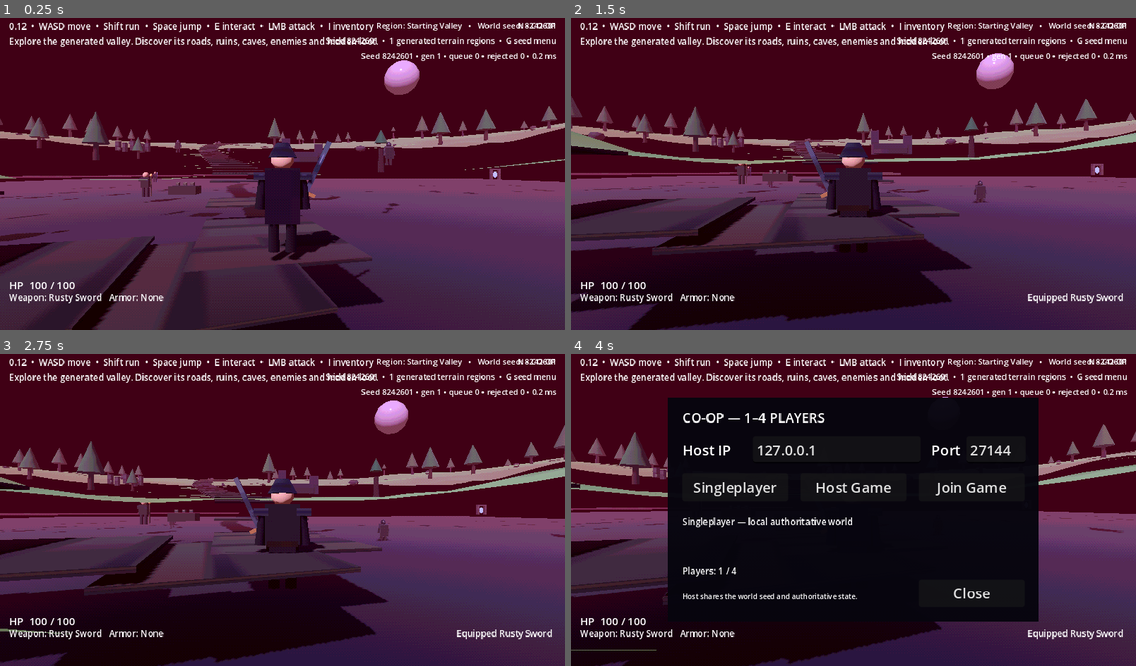
Above: before the commit, frames 1-4 (two rows, left to right).
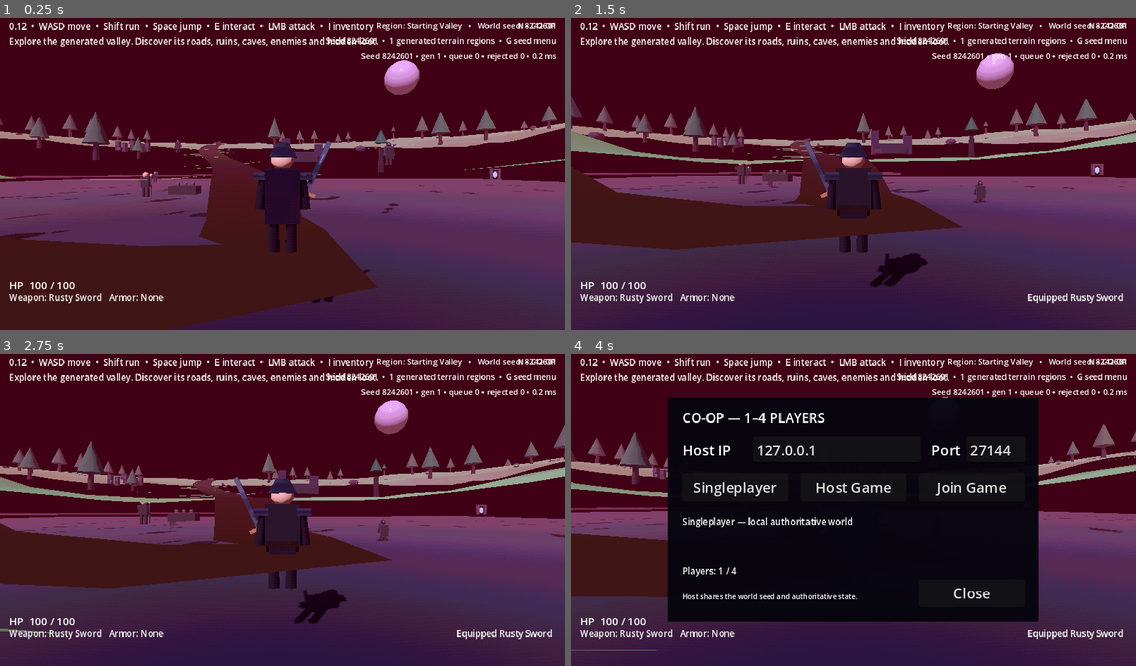
Above: after the commit, the same moments.

Repository: jasonjllind-cpu/aispel
Game: Godot game, scene res://main.tscn
Two runs of this game, one before a commit and one after it. Both use one fixed random seed, a clock stepped at 60 frames per second and the inputs below.
Inputs (mouse positions are in pixels of both pictures, inside the frame that each line leads up to):
- Up to frame 1 (0.25 s): no input
- Up to frame 2 (1.5 s): tap Enter at 0.5 s; move the mouse to (881, 170) at 0.52 s; press the mouse at (881, 170) at 0.53 s; hold W (move_forward) from 0.53 s (still down); tap Space (jump) at 0.77 s; move the mouse to (825, 174) at 1.27 s; release the mouse at (825, 174) at 1.28 s; tap R (equip_next) at 1.35 s
- Up to frame 3 (2.75 s): keep holding W (move_forward); tap Space (jump) at 1.52, 2 s; move the mouse to (293, 500) at 2.02 s; hold E (interact) from 2.03 s (still down)
- Up to frame 4 (4 s): keep holding W (move_forward); tap Enter at 2.75 s; move the mouse to (847, 513) at 2.77 s; release E (interact) at 2.78 s; tap Shift (sprint) at 2.85 s; tap Space (jump) at 3.02, 3.77 s; move the mouse to (893, 510) at 3.52 s; tap N at 3.6 s

The runs differ from the first frame. In frame 1, 14% of the frame differs, in the area x 0-68%, y 40-100%; in frame 2, 22%, in the area x 0-71%, y 39-100%; in frame 3, 21%; in frame 4, 11%.

Commit message:
Replace overlapping road boxes with a terrain ribbon

Diff:
--- a/scripts/world/procedural_exploration_system.gd
+++ b/scripts/world/procedural_exploration_system.gd
@@ -185,33 +185,84 @@
 		job_queue.call("clear")
 
 func _build_road(root: Node3D, data: Dictionary, biome: Dictionary) -> void:
-	var road_value: Variant = data.get("road", [])
-	if not road_value is Array:
-		return
-	var road: Array = road_value as Array
-	if road.size() < 2:
-		return
-	var material := _mat(biome.get("road_color", Color("827760")), TEX_STONE)
+	var surface: Dictionary = build_road_surface_data(data.get("road", []))
+	if surface.is_empty():
+		return
+	var arrays: Array = []
+	arrays.resize(Mesh.ARRAY_MAX)
+	arrays[Mesh.ARRAY_VERTEX] = surface.get("vertices", PackedVector3Array())
+	arrays[Mesh.ARRAY_NORMAL] = surface.get("normals", PackedVector3Array())
+	arrays[Mesh.ARRAY_TEX_UV] = surface.get("uvs", PackedVector2Array())
+	arrays[Mesh.ARRAY_INDEX] = surface.get("indices", PackedInt32Array())
+
+	var road_mesh := ArrayMesh.new()
+	road_mesh.add_surface_from_arrays(Mesh.PRIMITIVE_TRIANGLES, arrays)
+	var material := _mat(biome.get("road_color", Color("827760")), null, 1.0)
+	material.cull_mode = BaseMaterial3D.CULL_DISABLED
+	road_mesh.surface_set_material(0, material)
+
 	var road_root := Node3D.new()
 	road_root.name = "GeneratedRoad"
 	root.add_child(road_root)
-	for i in range(road.size() - 1):
-		if not road[i] is Vector3 or not road[i + 1] is Vector3:
-			continue
-		var start: Vector3 = road[i]
-		var finish: Vector3 = road[i + 1]
-		var direction: Vector3 = finish - start
-		var length: float = Vector2(direction.x, direction.z).length()
-		if length <= 0.01:
-			continue
-		var mesh_instance := MeshInstance3D.new()
-		var mesh := BoxMesh.new()
-		mesh.size = Vector3(4.3, 0.09, length + 0.55)
-		mesh_instance.mesh = mesh
-		mesh_instance.material_override = material
-		mesh_instance.position = (start + finish) * 0.5 + Vector3(0, 0.02, 0)
-		mesh_instance.rotation.y = atan2(direction.x, direction.z)
-		road_root.add_child(mesh_instance)
+	var mesh_instance := MeshInstance3D.new()
+	mesh_instance.name = "RoadRibbon"
+	mesh_instance.mesh = road_mesh
+	road_root.add_child(mesh_instance)
+
+func build_road_surface_data(road_value: Variant) -> Dictionary:
+	if not road_value is Array:
+		return {}
+	var raw_road: Array = road_value as Array
+	var road: Array[Vector3] = []
+	for value in raw_road:
+		if value is Vector3 and (value as Vector3).is_finite():
+			road.append(value as Vector3)
+	if road.size() < 2:
+		return {}
+
+	var vertices := PackedVector3Array()
+	var normals := PackedVector3Array()
+	var uvs := PackedVector2Array()
+	var indices := PackedInt32Array()
+	var half_width: float = 2.15
+	var cumulative_distance: float = 0.0
+	for index in range(road.size()):
+		var point: Vector3 = road[index]
+		if index > 0:
+			cumulative_distance += Vector2(
+				point.x - road[index - 1].x,
+				point.z - road[index - 1].z
+			).length()
+		var previous: Vector3 = road[max(0, index - 1)]
+		var following: Vector3 = road[min(road.size() - 1, index + 1)]
+		var tangent := Vector3(following.x - previous.x, 0.0, following.z - previous.z)
+		if tangent.length_squared() <= 0.000001:
+			tangent = Vector3.FORWARD
+		else:
+			tangent = tangent.normalized()
+		var side := Vector3(-tangent.z, 0.0, tangent.x)
+		var lifted_point := point + Vector3(0, 0.035, 0)
+		vertices.append(lifted_point + side * half_width)
+		vertices.append(lifted_point - side * half_width)
+		normals.append(Vector3.UP)
+		normals.append(Vector3.UP)
+		uvs.append(Vector2(0.0, cumulative_distance / 4.0))
+		uvs.append(Vector2(1.0, cumulative_distance / 4.0))
+
+	for index in range(road.size() - 1):
+		var a: int = index * 2
+		var b: int = a + 1
+		var c: int = a + 2
+		var d: int = a + 3
+		indices.append_array(PackedInt32Array([a, c, b, b, c, d]))
+	return {
+		"vertices": vertices,
+		"normals": normals,
+		"uvs": uvs,
+		"indices": indices,
+		"point_count": road.size(),
+		"triangle_count": indices.size() / 3
+	}
 
 func _build_vegetation(root: Node3D, data: Dictionary, biome: Dictionary) -> void:
 	var trees_value: Variant = data.get("trees", [])
